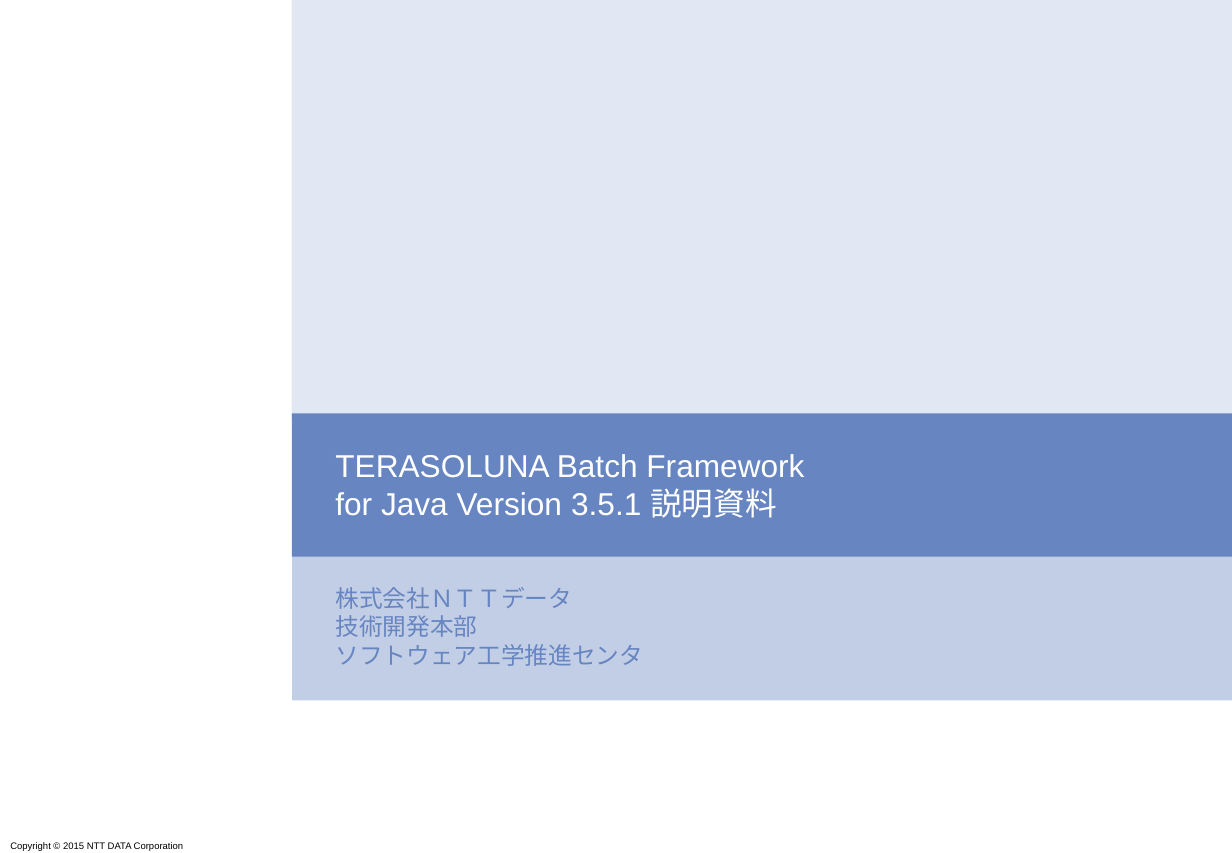
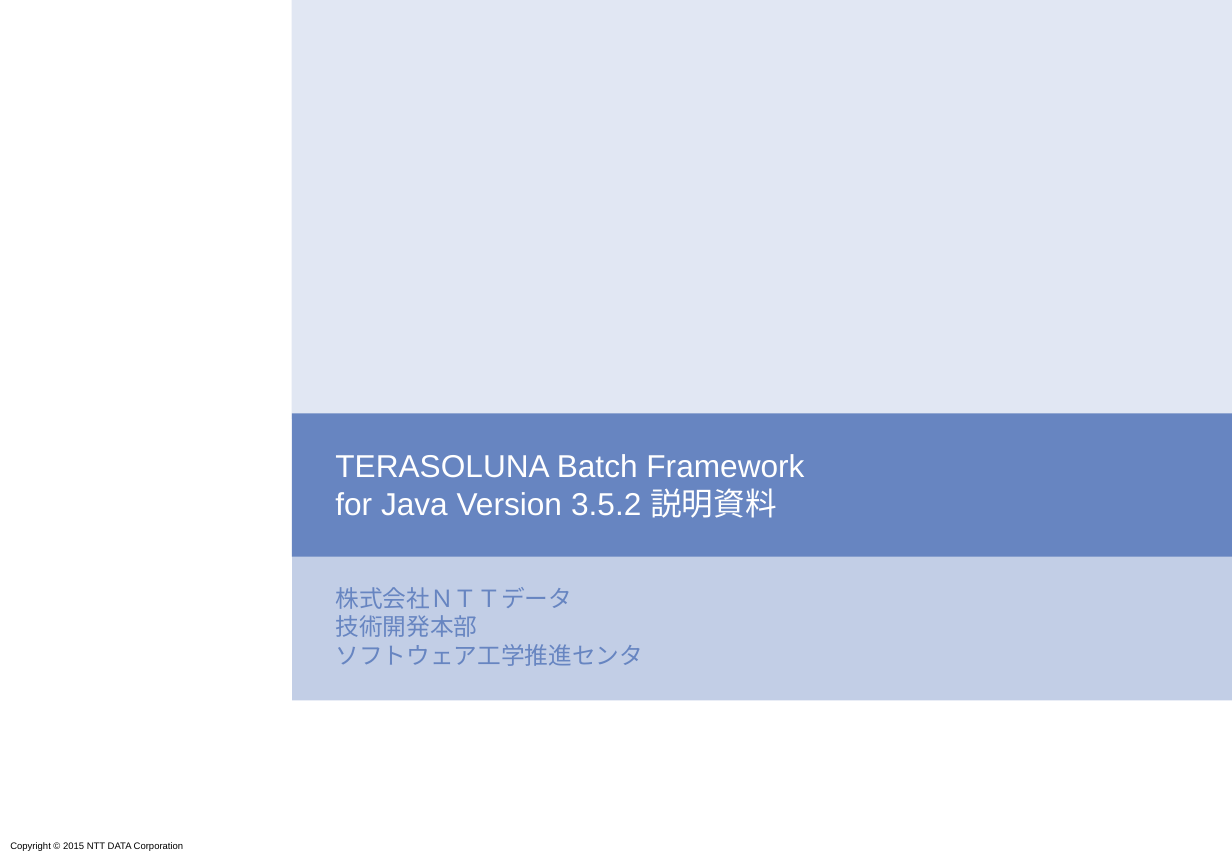
Before and after one commit to terasoluna-batch/terasoluna-doc, a slide deck: slide 1 of architecture/TERASOLUNA Batch Framework for Java Version 3.x 説明資料.pptx. Drawn at 1232x853 pixels with LibreOffice and Linux fonts; fonts in the diff are those of the drawing; background and template pictures are left out. Boxes give left, top, right and bottom in pixels: in the first picture for what was removed or moved away, otherwise in the second. Text is boxed around its words. In the diff, an @@ line names an element or a change of style, - is before the commit and + after.

```diff
--- a/architecture/TERASOLUNA Batch Framework for Java Version 3.x 説明資料.pptx
+++ b/architecture/TERASOLUNA Batch Framework for Java Version 3.x 説明資料.pptx
@@ title at [335, 454, 804, 518]: text changed @@
-TERASOLUNA Batch Framework
-for Java Version 3.5.1 説明資料
+TERASOLUNA Batch Framework
+for Java Version 3.5.2 説明資料
```
Also in this commit, not shown: 1 other slide changed, 14 other files.
